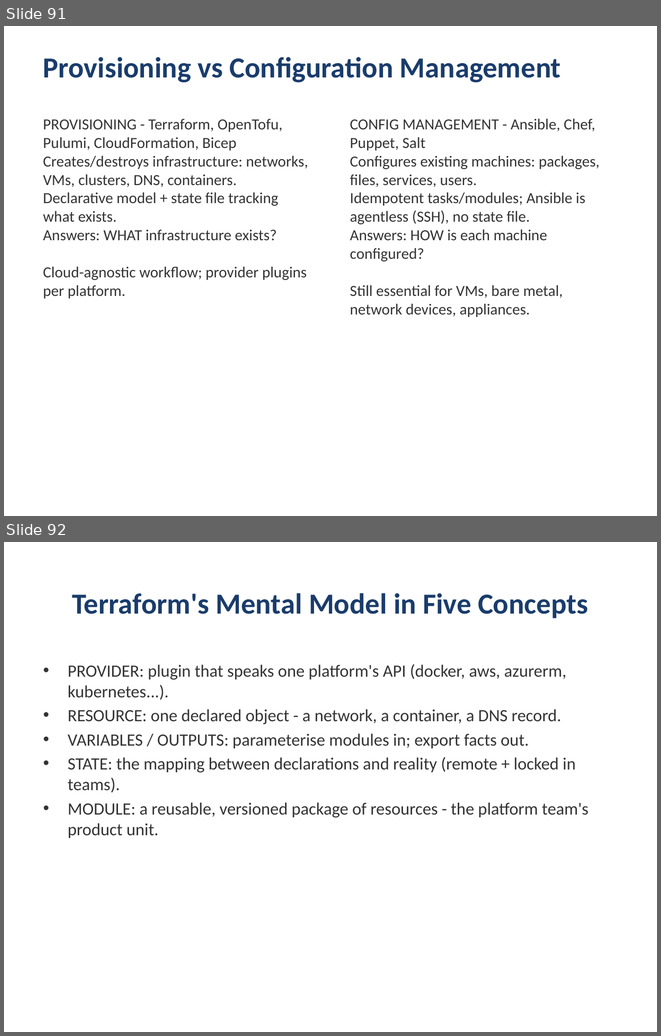
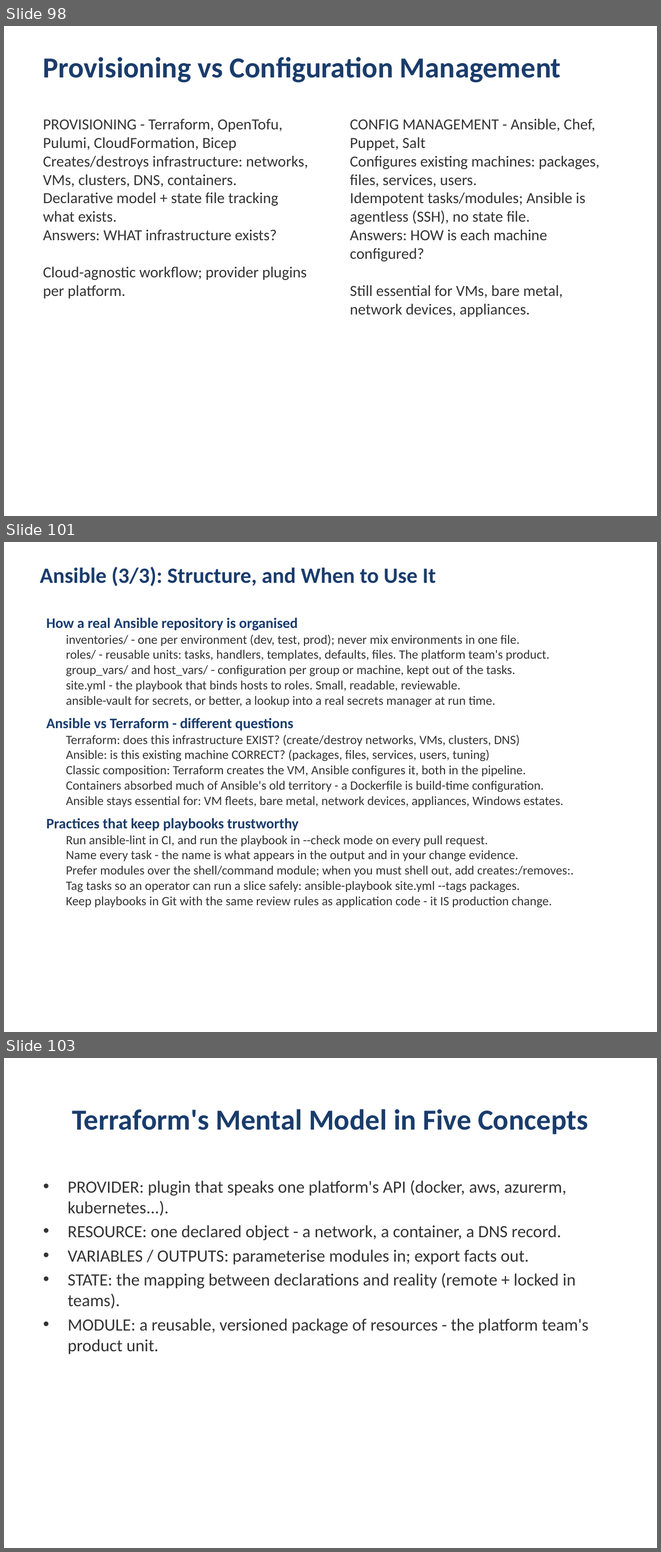
Before and after one commit to kumbulanit/devopsplaformngr, a slide deck: slides/DevOps-PlatformEngineering-Day1.pptx. Shown one above the other, each under a label of ours: slides 91 and 92 before the commit, slides 98, 101 and 103 after it; the slides between them are not shown. The pictures are 661x1036 and 661x1552 pixels, drawn with LibreOffice and Linux fonts; fonts in the diff are those of the drawing. Boxes give left, top, right and bottom in pixels: in the first picture for what was removed or moved away, otherwise in the second. Text is boxed around its words. In the diff, an @@ line names an element or a change of style, - is before the commit and + after.

```diff
--- a/slides/DevOps-PlatformEngineering-Day1.pptx
+++ b/slides/DevOps-PlatformEngineering-Day1.pptx
@@ slide 101 added at box(4, 542, 657, 1032), background #FFFFFF @@
@@ text added at box(40, 566, 436, 586), 24 pt, text #1A3C6C, bold @@
+Ansible (3/3): Structure, and When to Use It
@@ text added at box(46, 617, 574, 907), 14 pt, text #333333 @@
+How a real Ansible repository is organised
+  inventories/ - one per environment (dev, test, prod); never mix environments in one file.
+  roles/ - reusable units: tasks, handlers, templates, defaults, files. The platform team's product.
+  group_vars/ and host_vars/ - configuration per group or machine, kept out of the tasks.
+  site.yml - the playbook that binds hosts to roles. Small, readable, reviewable.
+  ansible-vault for secrets, or better, a lookup into a real secrets manager at run time.
+Ansible vs Terraform - different questions
+  Terraform: does this infrastructure EXIST? (create/destroy networks, VMs, clusters, DNS)
+  Ansible: is this existing machine CORRECT? (packages, files, services, users, tuning)
+  Classic composition: Terraform creates the VM, Ansible configures it, both in the pipeline.
+  Containers absorbed much of Ansible's old territory - a Dockerfile is build-time configuration.
+  Ansible stays essential for: VM fleets, bare metal, network devices, appliances, Windows estates.
+Practices that keep playbooks trustworthy
+  Run ansible-lint in CI, and run the playbook in --check mode on every pull request.
+  Name every task - the name is what appears in the output and in your change evidence.
+  Prefer modules over the shell/command module; when you must shell out, add creates:/removes:.
+  Tag tasks so an operator can run a slice safely: ansible-playbook site.yml --tags packages.
+  Keep playbooks in Git with the same review rules as application code - it IS production change.
@@ what was slide 91 is now slide 98 @@
@@ what was slide 92 is now slide 103 @@
```
Also in this commit, not shown: 16 other slides added, 1 other file.
